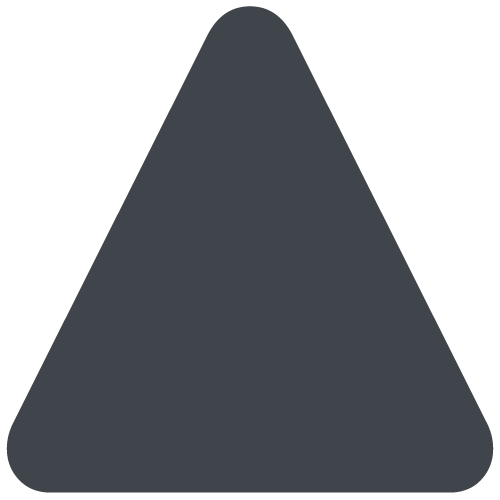
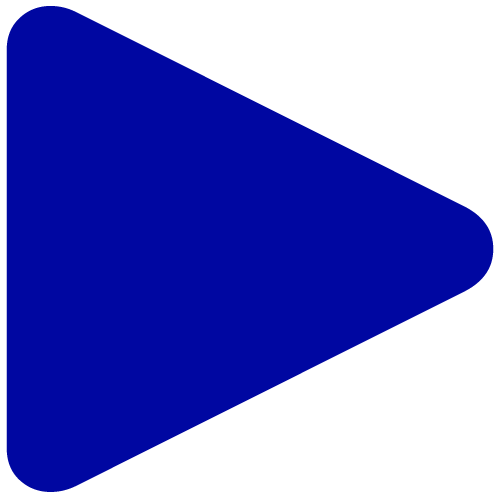
Comparing the layer stacks of the two (500, 500) images. Changes:
painted on "Layer 4" over [19, 17, 479, 480]
painted on "⚠" over [6, 6, 494, 493]
